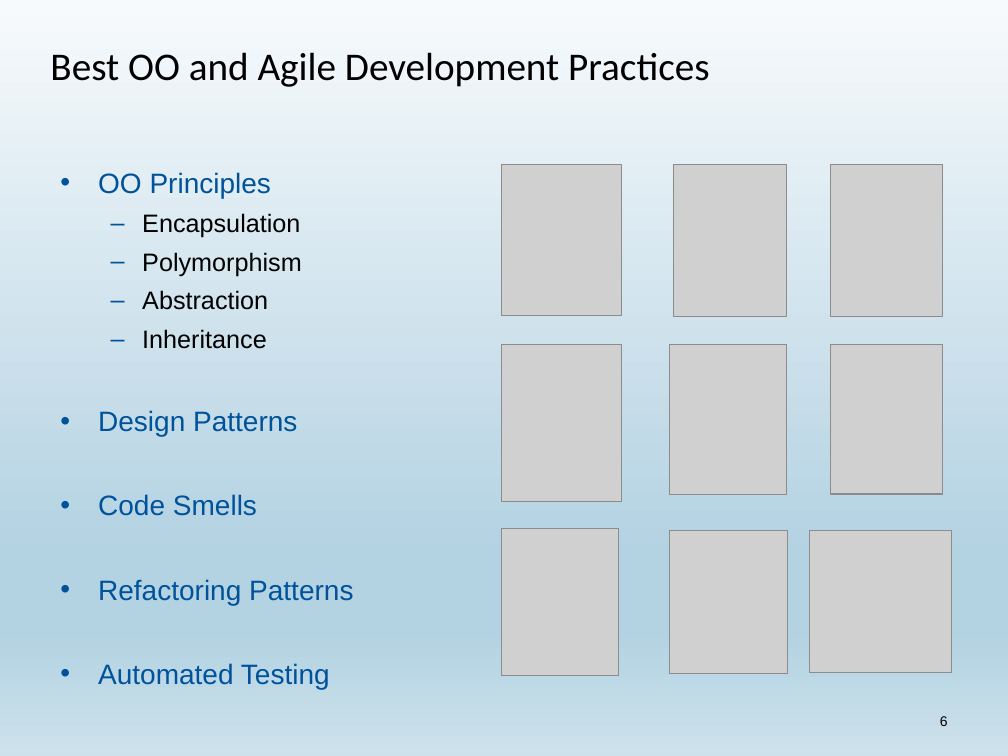
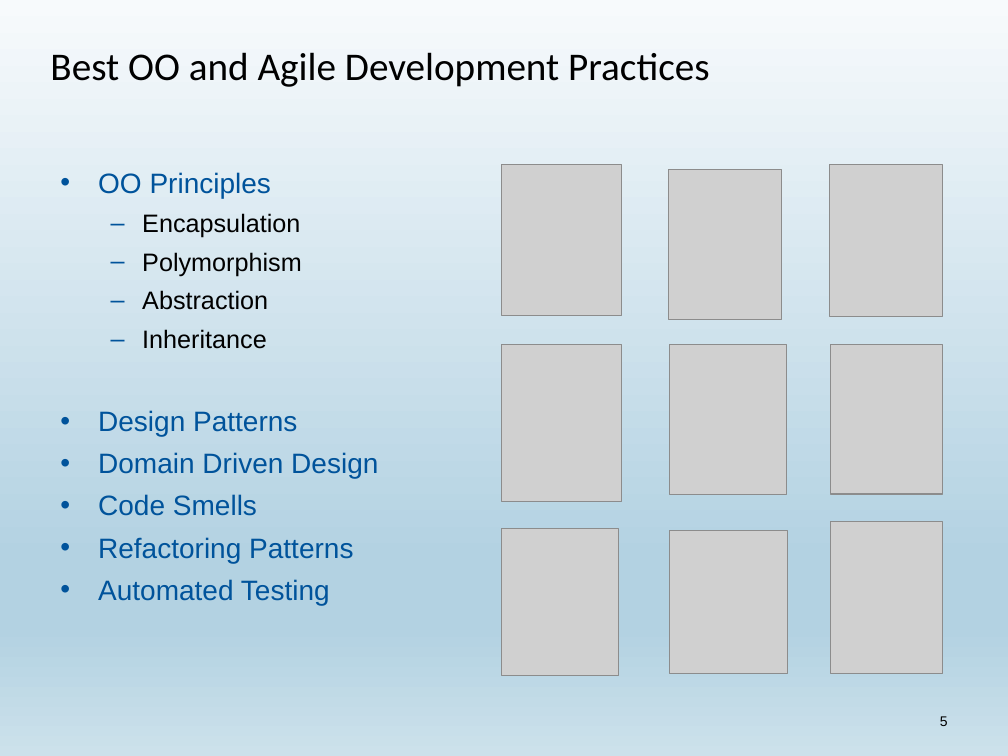
Before and after one commit to dgebert/presentations, a slide deck: slide 5 of SOLID.pptx (slide 6 before the commit). Drawn at 1008x756 pixels with LibreOffice and Linux fonts; fonts in the diff are those of the drawing; grey boxes stand for pictures. Boxes give left, top, right and bottom in pixels: in the first picture for what was removed or moved away, otherwise in the second. Text is boxed around its words. In the diff, an @@ line names an element or a change of style, - is before the commit and + after.

```diff
--- a/SOLID.pptx
+++ b/SOLID.pptx
@@ picture added at [668,169,781,320] @@
@@ picture: place and size @@
-picture at [673,165,786,318]
+picture at [830,165,942,318]
@@ text at [98,452,378,479]: paragraph added @@
+• Domain Driven Design
@@ picture removed at [809,530,952,672] @@
@@ picture: place and size @@
-picture at [831,165,942,318]
+picture at [831,522,942,674]
@@ page number at [940,716,948,726]: text changed @@
-6
+5
```
Also in this commit, not shown: 13 other slides changed, 1 slide added, 3 slides removed.
